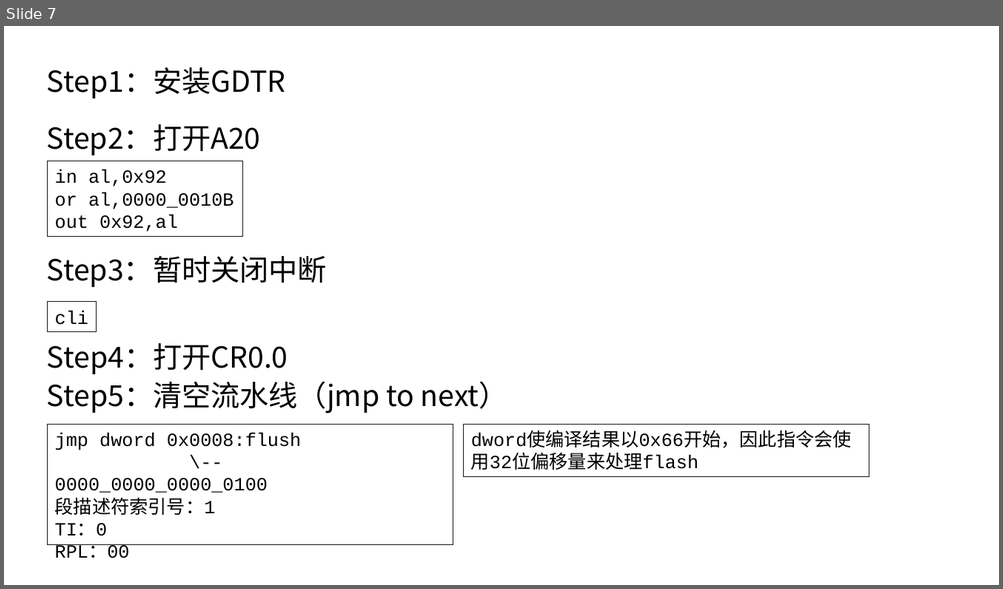
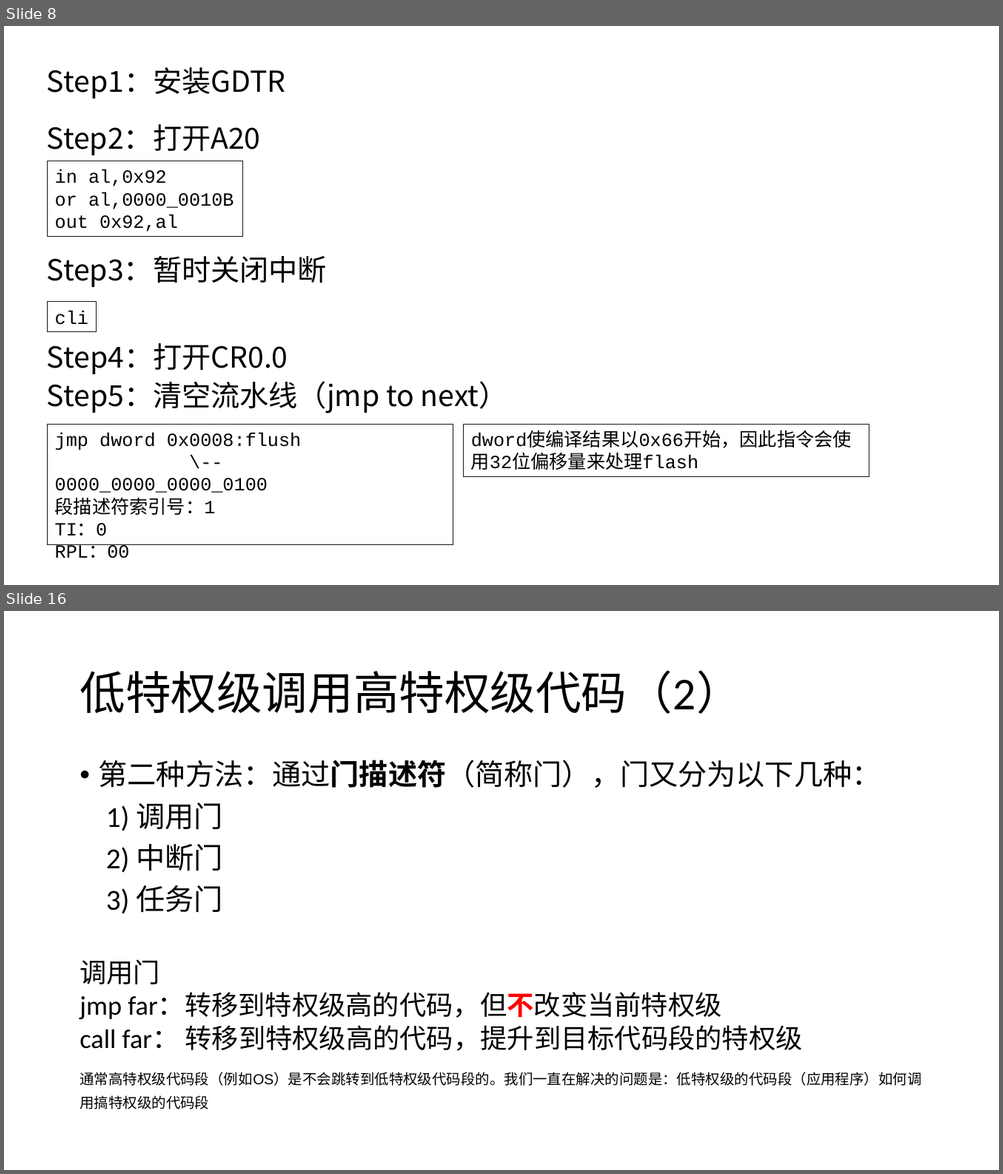
Before and after one commit to at0x7c00/mykernel, a slide deck: ppts/x86.pptx. Shown one above the other, each under a label of ours: slide 7 before the commit, slides 8 and 16 after it; the slides between them are not shown. The pictures are 1003x589 and 1003x1174 pixels, drawn with LibreOffice and Linux fonts; fonts in the diff are those of the drawing. Boxes give left, top, right and bottom in pixels: in the first picture for what was removed or moved away, otherwise in the second. Text is boxed around its words. In the diff, an @@ line names an element or a change of style, - is before the commit and + after.

```diff
--- a/ppts/x86.pptx
+++ b/ppts/x86.pptx
@@ slide 16 added at (4, 611, 999, 1170), background #FFFFFF @@
@@ title added at (79, 670, 741, 714), 44 pt, text #000000 @@
+低特权级调用高特权级代码（2）
@@ text added at (99, 760, 881, 914), 28 pt, text #000000 @@
+• 第二种方法：通过门描述符（简称门），门又分为以下几种：
+1) 调用门
+2) 中断门
+3) 任务门
@@ text added at (79, 960, 921, 1110), 13.9 pt, text #000000 @@
+调用门
+jmp far：转移到特权级高的代码，但不改变当前特权级
+call far： 转移到特权级高的代码，提升到目标代码段的特权级
+通常高特权级代码段（例如OS）是不会跳转到低特权级代码段的。我们一直在解决的问题是：低特权级的代码段（应用程序）如何调用搞特权级的代码段
@@ what was slide 7 is now slide 8 @@
```
Also in this commit, not shown: 16 other slides added.
